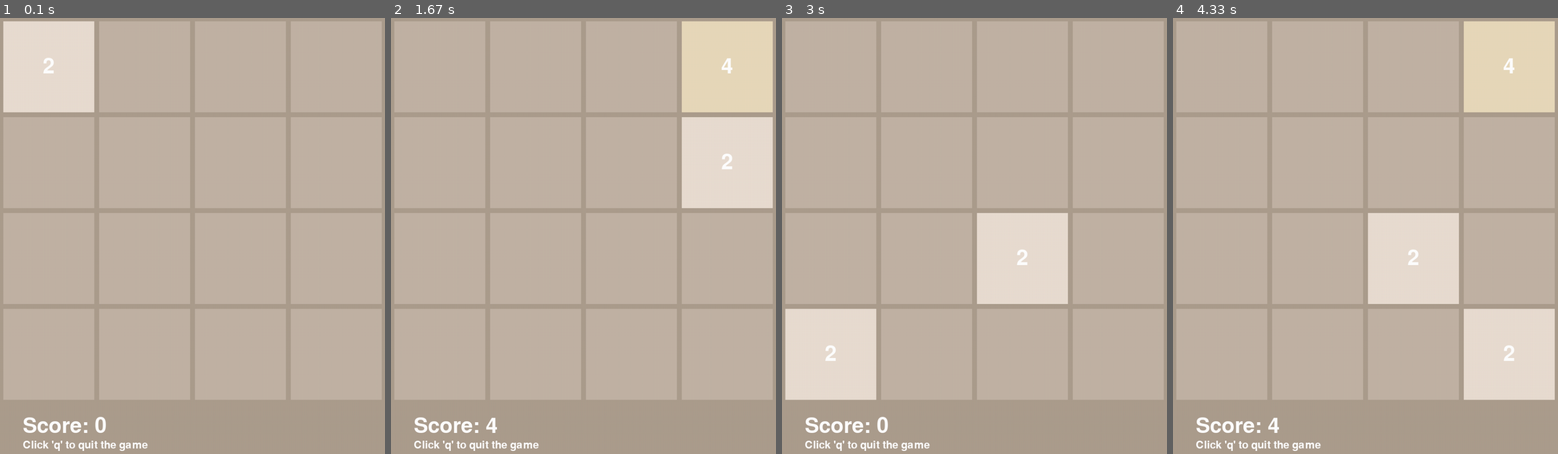
Above: before the commit, frames 1-4 (left to right).
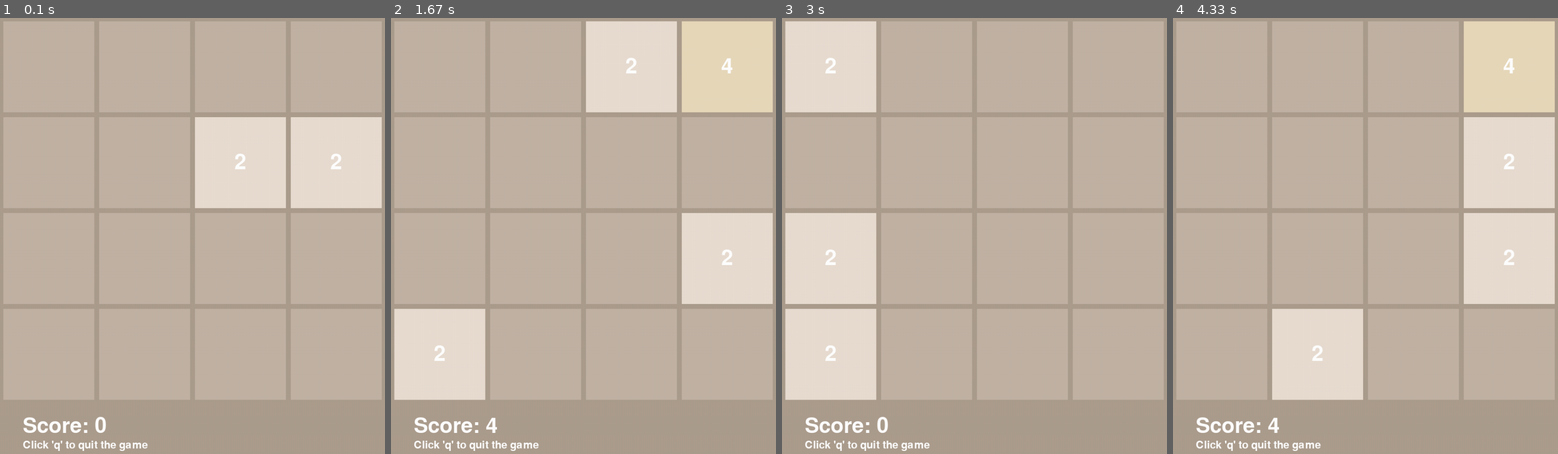
Above: after the commit, the same moments.

Repository: HuakunShen/2048Pygame
Game: pygame game, started from game.py
The game is run twice, just before and just after one commit, with the same random seed, the same clock (stepped at 60 frames per second) and the same inputs.
Inputs:
- Up to frame 1 (0.1 s): no input
- Up to frame 2 (1.67 s): hold Right 0.33-0.8 s; hold Up 0.83-1.13 s; hold Right 1.17-1.63 s
- Up to frame 3 (3 s): hold Left 1.67-2.2 s; hold Down 2.23-2.53 s; hold R 2.57-2.97 s; hold Left 2.57-2.97 s
- Up to frame 4 (4.33 s): hold Up 3.43-3.8 s; hold Right from 3.83 s (still down)

The runs differ from the first frame. In frame 1, 15% of the frame differs, in the area x 0-100%, y 0-44%; in frame 2, 20%; in frame 3, 15%; in frame 4, 25%, in the area x 25-100%, y 22-88%.

Commit message:
Add an API to Game to allow other programs to control the game.

Diff:
--- a/components.py
+++ b/components.py
@@ -77,7 +77,8 @@
         if type(value) == int:
             power = math.log(value, 2)
             if power != int(power):
-                raise Exception("value cannot be converted to power, must be power of 2")
+                raise Exception(
+                    "value cannot be converted to power, must be power of 2")
         else:
             raise Exception("value must be int")
         return int(power)
@@ -202,19 +203,19 @@
     def move(self, direction):
         score = 0
         changed = False
-        if direction == UP:
-            self.rotate_cw()
-            self.rotate_cw()
-            score, changed = self.move_down()
-            self.rotate_cw()
-            self.rotate_cw()
-        elif direction == DOWN:
-            score, changed = self.move_down()
-        elif direction == LEFT:
+        if direction == K_UP:
+            self.rotate_cw()
+            self.rotate_cw()
+            score, changed = self.move_down()
+            self.rotate_cw()
+            self.rotate_cw()
+        elif direction == K_DOWN:
+            score, changed = self.move_down()
+        elif direction == K_LEFT:
             self.rotate_ccw()
             score, changed = self.move_down()
             self.rotate_cw()
-        elif direction == RIGHT:
+        elif direction == K_RIGHT:
             self.rotate_cw()
             score, changed = self.move_down()
             self.rotate_ccw()
@@ -224,7 +225,8 @@
         result = ''
         for row in self.grid:
             for tile in row:
-                value = str(0) if not tile.get_value() else str(tile.get_value())
+                value = str(0) if not tile.get_value() else str(
+                    tile.get_value())
                 result += value + ', '
             result += '\n'
         return result
@@ -238,11 +240,13 @@
         changed = False
         for row_index in range(self.dimension - 1, -1, -1):  # 从倒数第二行数到第0行
             row = self.grid[row_index]
-            for col_index in range(len(row)):  # iterate through every tile in the row
+            # iterate through every tile in the row
+            for col_index in range(len(row)):
                 tile = row[col_index]
                 if tile.power is None:  # we don't care if a tile is None, do not move it
                     continue
-                for row_index_next in range(row_index + 1, self.dimension):  # 从倒数第二行开始向下merge，直到最后一行
+                # 从倒数第二行开始向下merge，直到最后一行
+                for row_index_next in range(row_index + 1, self.dimension):
                     # iterate through every tile in the column
                     next_tile = self.grid[row_index_next][col_index]
                     if next_tile.power is None:  # if next tile is empty then just move it
--- a/constants.py
+++ b/constants.py
@@ -1,4 +1,17 @@
-UP = "UP"
-DOWN = "DOWN"
-LEFT = "LEFT"
-RIGHT = "RIGHT"
+# %%
+import pygame
+K_UP = "UP"
+K_DOWN = "DOWN"
+K_LEFT = "LEFT"
+K_RIGHT = "RIGHT"
+K_r = "r"
+K_q = "q"
+# %%
+KEY_MAP = {
+    pygame.K_r: K_r,
+    pygame.K_q: K_q,
+    pygame.K_LEFT: K_LEFT,
+    pygame.K_RIGHT: K_RIGHT,
+    pygame.K_UP: K_UP,
+    pygame.K_DOWN: K_DOWN
+}
--- a/game.py
+++ b/game.py
@@ -20,9 +20,9 @@
         self.clock = pygame.time.Clock()
         self.block_size = (self.width - (self.dimension + 1)
                            * self.margin) // self.dimension
-        # initialize a random tile with power = 1, or value = 2^1 = 2
-        self.board.set_tile_power(
-            (randint(0, self.dimension - 1), randint(0, self.dimension - 1)), 1)
+        # initialize 2 random tiles
+        for _ in range(2):
+            self.set_random_tile()
         pygame.init()
         self.screen = pygame.display.set_mode(self.size)
         pygame.display.set_caption('2048')
@@ -47,6 +47,16 @@
                 textpos.center = rect.center
                 self.screen.blit(text, textpos)
 
+    def update_ui(self):
+        self.clock.tick(30)
+        self.screen.fill(self.board.bg_color)
+        self.draw_grid()
+        self.update_score()
+        if self.board.is_done():
+            self.isDone = True
+        self.update_msg()
+        pygame.display.flip()
+
     def main(self):
         while True:
             self.clock.tick(30)
@@ -54,11 +64,10 @@
                 if event.type == pygame.QUIT:
                     return
                 elif event.type == pygame.KEYDOWN:
-                    self.handle_key_down(event)
-                    print(self.board)
+                    if event.key in KEY_MAP:
+                        self.move(KEY_MAP[event.key])
                 elif event.type == pygame.KEYUP:
                     self.handle_key_up(event)
-
             self.screen.fill(self.board.bg_color)
             self.draw_grid()
             self.update_score()
@@ -66,41 +75,37 @@
                 self.isDone = True
             self.update_msg()
             pygame.display.flip()
-
         pygame.quit()
 
-    def handle_key_down(self, event):
+    def move(self, key):
         self.key_down = True
         score = 0
         changed = False
-        if event.key == pygame.K_r:
+        if key == K_r:
             print('restart')
             self.__init__(matrix=self.matrix)
             return
-        elif event.key == pygame.K_q:
+        elif key == K_q:
             print('quit game')
             sys.exit(0)
         if not self.isDone:
-            if event.key == pygame.K_LEFT:
-                score, changed = self.board.move(LEFT)
-            elif event.key == pygame.K_RIGHT:
-                score, changed = self.board.move(RIGHT)
-            elif event.key == pygame.K_UP:
-                score, changed = self.board.move(UP)
-            elif event.key == pygame.K_DOWN:
-                score, changed = self.board.move(DOWN)
-            else:
-                return
+            score, changed = self.board.move(key)
         self.score += score
         if changed:
             # add a random tile, 2 or 4
-            is_4 = random() < 0.1
-            empty_pos = self.board.get_empty_tiles_pos()
-            target_pos = empty_pos[randint(0, len(empty_pos) - 1)]
-            if is_4:
-                self.board.set_tile_power(target_pos, 2)
-            else:
-                self.board.set_tile_power(target_pos, 1)
+            self.set_random_tile()
+        return score
+
+    def set_random_tile(self):
+        is_4 = random() < 0.1
+        target_pos = self.get_new_tile_position()
+        self.board.set_tile_power(target_pos, 2 if is_4 else 1)
+
+    def get_new_tile_position(self):
+        is_4 = random() < 0.1
+        empty_pos = self.board.get_empty_tiles_pos()
+        target_pos = empty_pos[randint(0, len(empty_pos) - 1)]
+        return target_pos
 
     def handle_key_up(self, event):
         self.key_down = False
@@ -122,12 +127,12 @@
 
 
 if __name__ == "__main__":
-    m = [
-        [2, 2, 4, 8],
-        [2, 2, 4, 8],
-        [2, 2, 4, 8],
-        [2, 2, 4, 8],
-    ]
+    # m = [
+    #     [2, 2, 4, 8],
+    #     [2, 2, 4, 8],
+    #     [2, 2, 4, 8],
+    #     [2, 2, 4, 8],
+    # ]
     # game = Game(matrix=m)
     game = Game()
     game.main()
Not shown, added: main.ipynb
